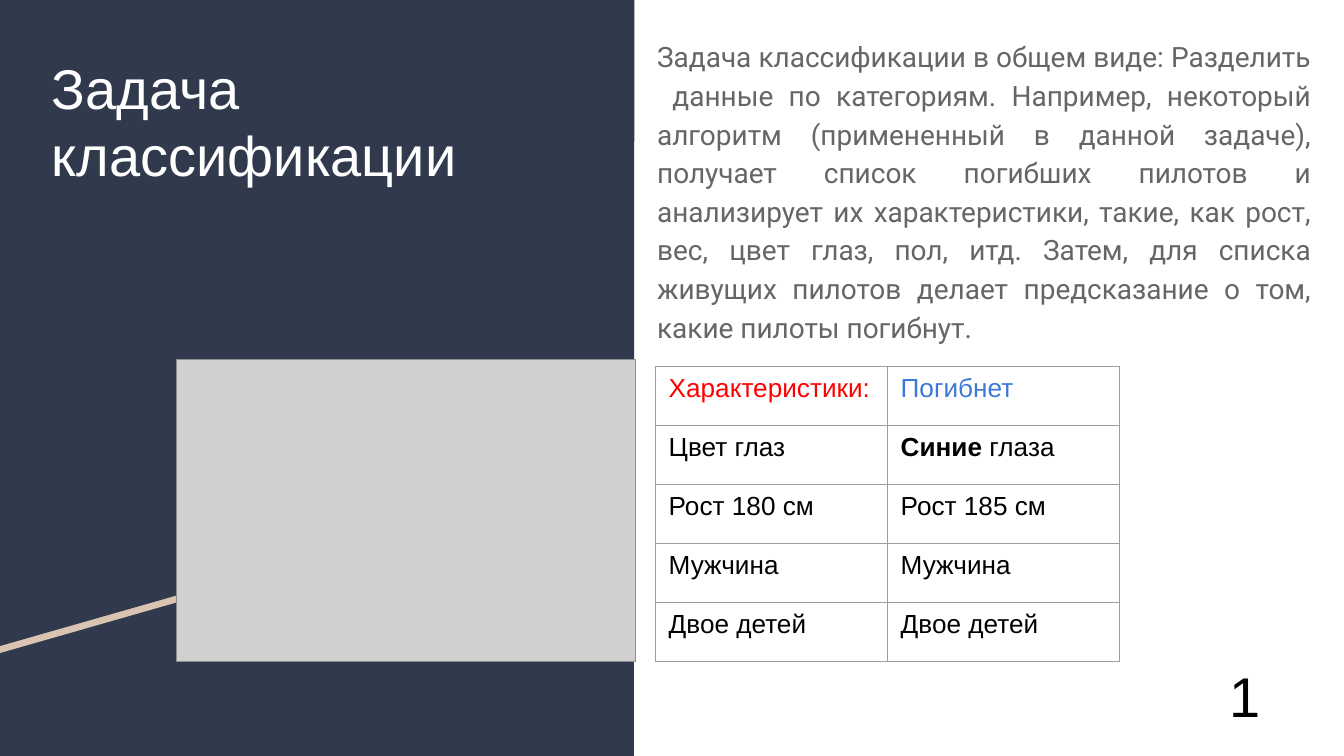
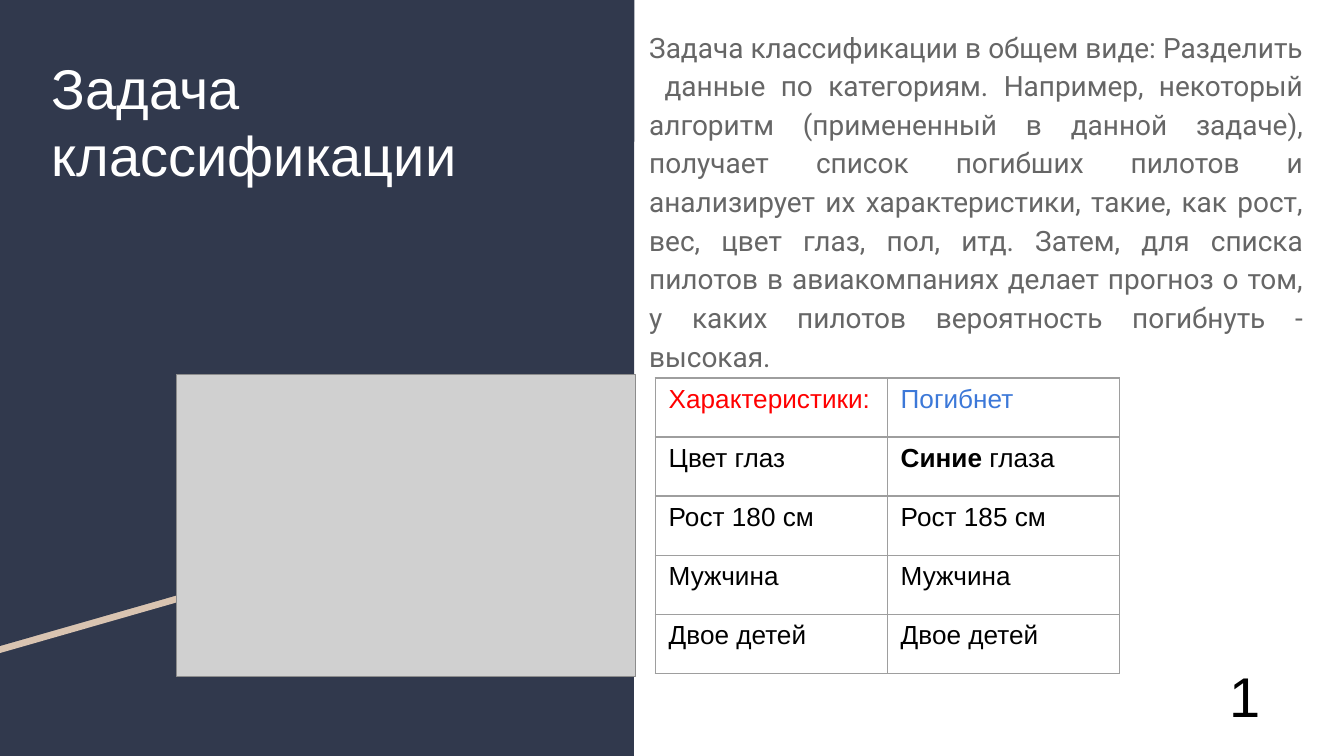
Before and after one commit to AlexanderUzunyan/TestProject, a slide deck: slide 2 of neuro/doc/TMVA.odp. Drawn at 1344x756 pixels with LibreOffice and Linux fonts; fonts in the diff are those of the drawing; grey boxes stand for pictures. Boxes give left, top, right and bottom in pixels: in the first picture for what was removed or moved away, otherwise in the second. Text is boxed around its words. In the diff, an @@ line names an element or a change of style, - is before the commit and + after.

```diff
--- a/neuro/doc/TMVA.odp
+++ b/neuro/doc/TMVA.odp
@@ text at (x1=649, y1=37, x2=1303, y2=367): text changed @@
-Задача классификации в общем виде: Разделить данные по категориям. Например, некоторый алгоритм (примененный в данной задаче), получает список погибших пилотов и анализирует их характеристики, такие, как рост, вес, цвет глаз, пол, итд. Затем, для списка живущих пилотов делает предсказание о том, какие пилоты погибнут.
+Задача классификации в общем виде: Разделить данные по категориям. Например, некоторый алгоритм (примененный в данной задаче), получает список погибших пилотов и анализирует их характеристики, такие, как рост, вес, цвет глаз, пол, итд. Затем, для списка пилотов в авиакомпаниях делает прогноз о том, у каких пилотов вероятность погибнуть - высокая.
@@ picture moved from (x1=176, y1=360, x2=636, y2=663) to (x1=176, y1=375, x2=636, y2=677) @@
@@ table moved from (x1=656, y1=367, x2=1121, y2=663) to (x1=656, y1=378, x2=1121, y2=673) @@
```
Also in this commit, not shown: 10 other slides changed, 3 slides added, 1 slide removed.
